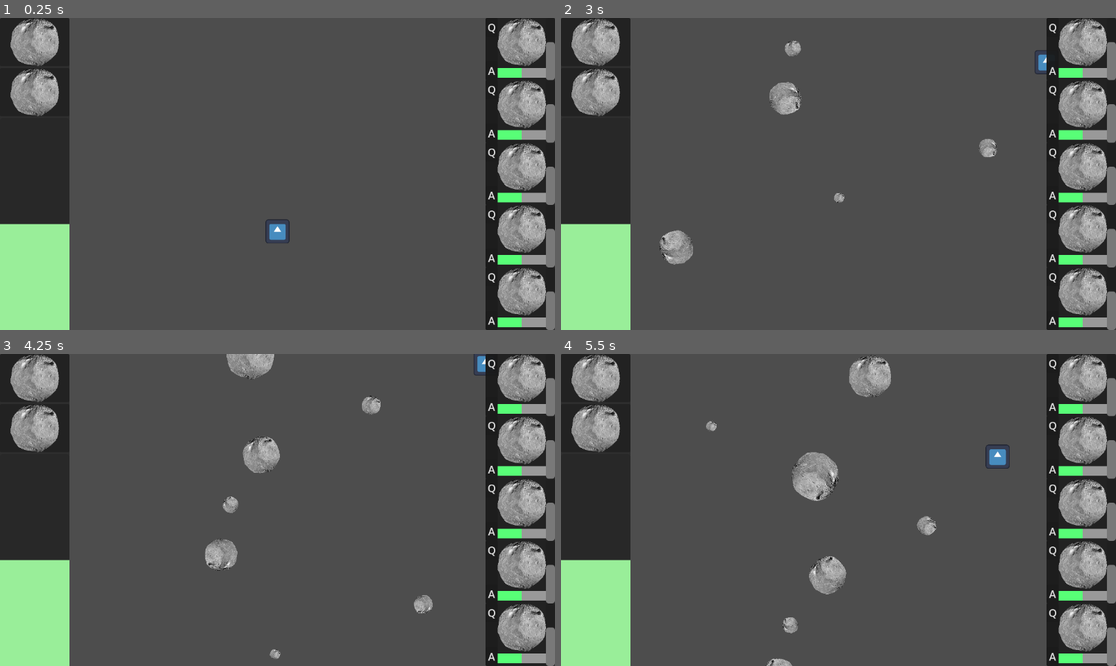
Above: before the commit, frames 1-4 (two rows, left to right).
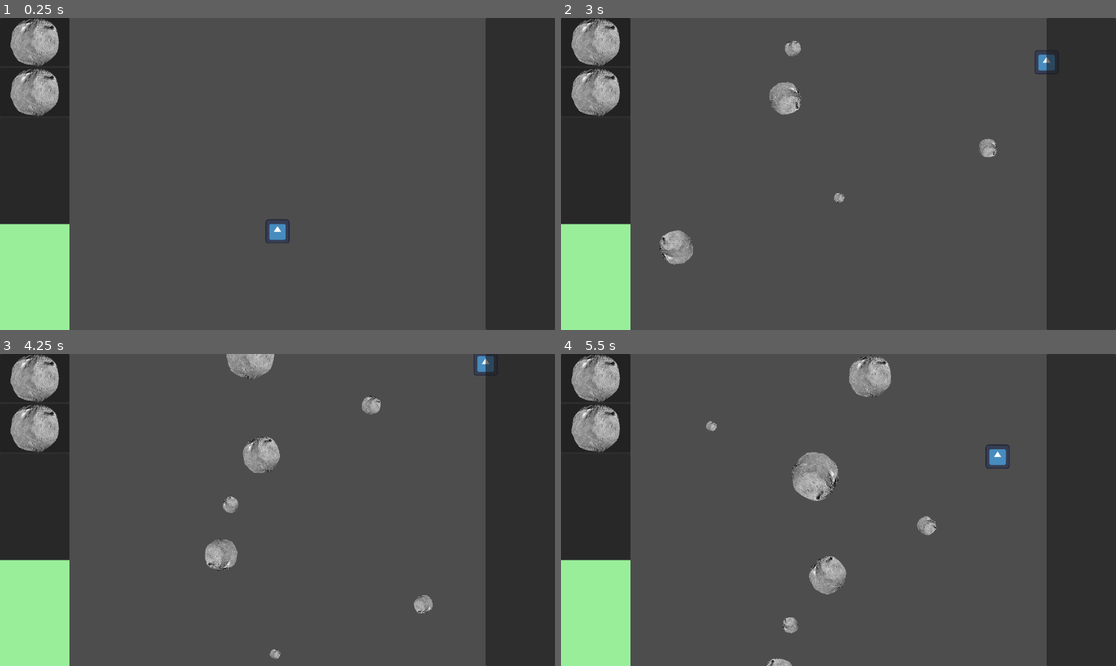
Above: after the commit, the same moments.

Repository: DigitsCodeCompendium/game.MJ198
Game: Godot game, scene res://scenes/game.tscn
Same seed, same stepped clock (60 frames per second), same inputs: the game is played once before the commit and once after it. The engine's default icon, where the game draws it, is replaced by a stand-in: a white triangle on a blue panel in a dark square.
Inputs (mouse positions are in pixels of both pictures, inside the frame that each line leads up to):
- Up to frame 1 (0.25 s): no input
- Up to frame 2 (3 s): click (1054, 27) at 0.5 s, where only the run before the commit has a clickable "Q"; click (1054, 71) at 1.25 s, where only the run before the commit has a clickable "A"; click (1054, 27) at 2 s, where only the run before the commit has a clickable "Q"; click (1054, 71) at 2.75 s, where only the run before the commit has a clickable "A"
- Up to frame 3 (4.25 s): click (493, 363) at 3.5 s, where only the run before the commit has a clickable "Q"
- Up to frame 4 (5.5 s): click (1054, 407) at 4.25 s, where only the run before the commit has a clickable "A"; move the mouse to (960, 494) at 5.02 s; tap A (power_down_module_1) at 5.1 s

The runs differ from the first frame. In frame 1, 7.7% of the frame differs, in the area x 87-100%, y 0-100%; in frame 2, 7.8%; in frame 3, 7.8%; in frame 4, 7.7%.

Commit message:
Gave unique names to import UI elements

Diff:
--- a/scenes/user_interface.tscn
+++ b/scenes/user_interface.tscn
@@ -1,7 +1,9 @@
-[gd_scene load_steps=4 format=3 uid="uid://bw2b7f2rjeelw"]
+[gd_scene load_steps=6 format=3 uid="uid://bw2b7f2rjeelw"]
 
+[ext_resource type="Script" uid="uid://c7jscs4fk2o1y" path="res://scenes/user_interface.gd" id="1_jbsfc"]
 [ext_resource type="PackedScene" uid="uid://berc3u26dbt5n" path="res://scenes/wep_eng_module.tscn" id="1_l2bgj"]
-[ext_resource type="PackedScene" uid="uid://dpq1gen5yq0lc" path="res://scenes/PassiveModule.tscn" id="2_y1h3b"]
+[ext_resource type="PackedScene" uid="uid://b54uo5otbvimt" path="res://scenes/module.tscn" id="2_l2bgj"]
+[ext_resource type="Script" uid="uid://dwvnnvbrxba58" path="res://scenes/modules.gd" id="2_y1h3b"]
 
 [sub_resource type="StyleBoxFlat" id="StyleBoxFlat_iywne"]
 bg_color = Color(0.6, 0.93333334, 0.6, 1)
@@ -16,6 +18,7 @@
 grow_vertical = 2
 mouse_filter = 2
 mouse_behavior_recursive = 1
+script = ExtResource("1_jbsfc")
 
 [node name="LeftPanel" type="PanelContainer" parent="."]
 layout_mode = 1
@@ -27,11 +30,13 @@
 [node name="VBoxContainer" type="VBoxContainer" parent="LeftPanel"]
 layout_mode = 2
 
-[node name="WepEngModule2" parent="LeftPanel/VBoxContainer" instance=ExtResource("1_l2bgj")]
+[node name="Weapon" parent="LeftPanel/VBoxContainer" instance=ExtResource("1_l2bgj")]
+unique_name_in_owner = true
 layout_mode = 2
 size_flags_vertical = 1
 
-[node name="WepEngModule" parent="LeftPanel/VBoxContainer" instance=ExtResource("1_l2bgj")]
+[node name="Engine" parent="LeftPanel/VBoxContainer" instance=ExtResource("1_l2bgj")]
+unique_name_in_owner = true
 layout_mode = 2
 size_flags_vertical = 1
 
@@ -39,7 +44,8 @@
 layout_mode = 2
 size_flags_vertical = 3
 
-[node name="ProgressBar" type="ProgressBar" parent="LeftPanel/VBoxContainer/Container"]
+[node name="ReactorPower" type="ProgressBar" parent="LeftPanel/VBoxContainer/Container"]
+unique_name_in_owner = true
 layout_mode = 2
 size_flags_vertical = 3
 theme_override_styles/fill = SubResource("StyleBoxFlat_iywne")
@@ -60,18 +66,19 @@
 [node name="Modules" type="VBoxContainer" parent="RightPanel"]
 layout_mode = 2
 theme_override_constants/separation = 0
+script = ExtResource("2_y1h3b")
 
-[node name="PanelContainer" parent="RightPanel/Modules" instance=ExtResource("2_y1h3b")]
+[node name="Module1" parent="RightPanel/Modules" instance=ExtResource("2_l2bgj")]
 layout_mode = 2
 
-[node name="PanelContainer2" parent="RightPanel/Modules" instance=ExtResource("2_y1h3b")]
+[node name="Module2" parent="RightPanel/Modules" instance=ExtResource("2_l2bgj")]
 layout_mode = 2
 
-[node name="PanelContainer3" parent="RightPanel/Modules" instance=ExtResource("2_y1h3b")]
+[node name="Module3" parent="RightPanel/Modules" instance=ExtResource("2_l2bgj")]
 layout_mode = 2
 
-[node name="PanelContainer4" parent="RightPanel/Modules" instance=ExtResource("2_y1h3b")]
+[node name="Module4" parent="RightPanel/Modules" instance=ExtResource("2_l2bgj")]
 layout_mode = 2
 
-[node name="PanelContainer5" parent="RightPanel/Modules" instance=ExtResource("2_y1h3b")]
+[node name="Module5" parent="RightPanel/Modules" instance=ExtResource("2_l2bgj")]
 layout_mode = 2
